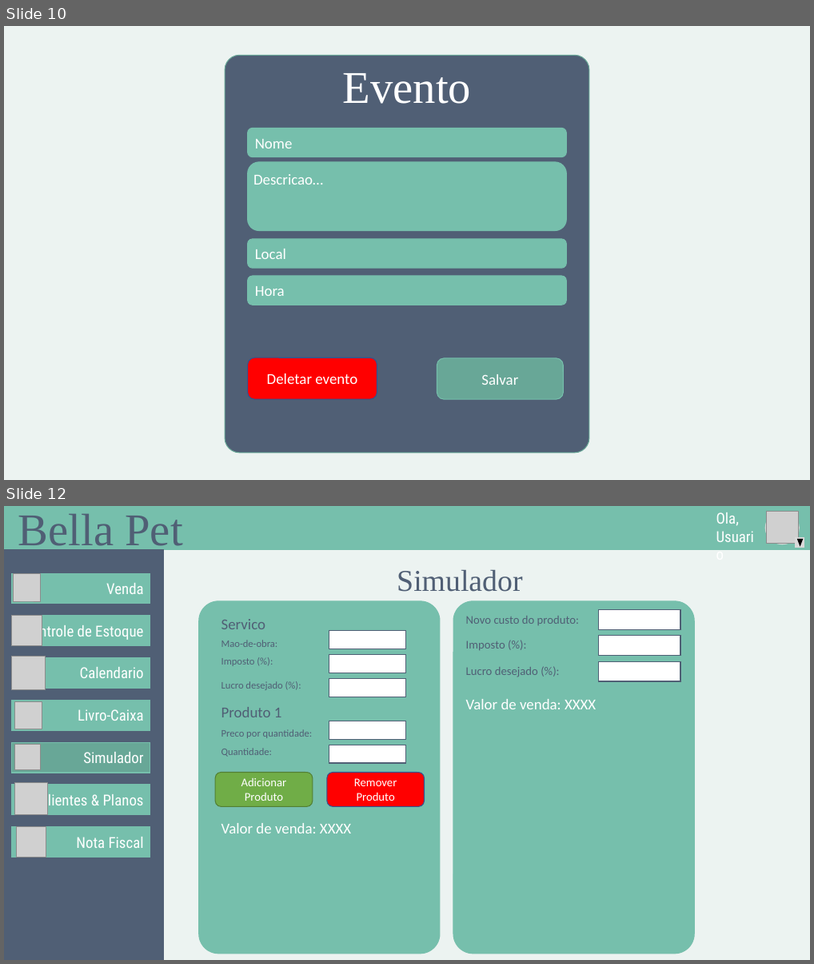
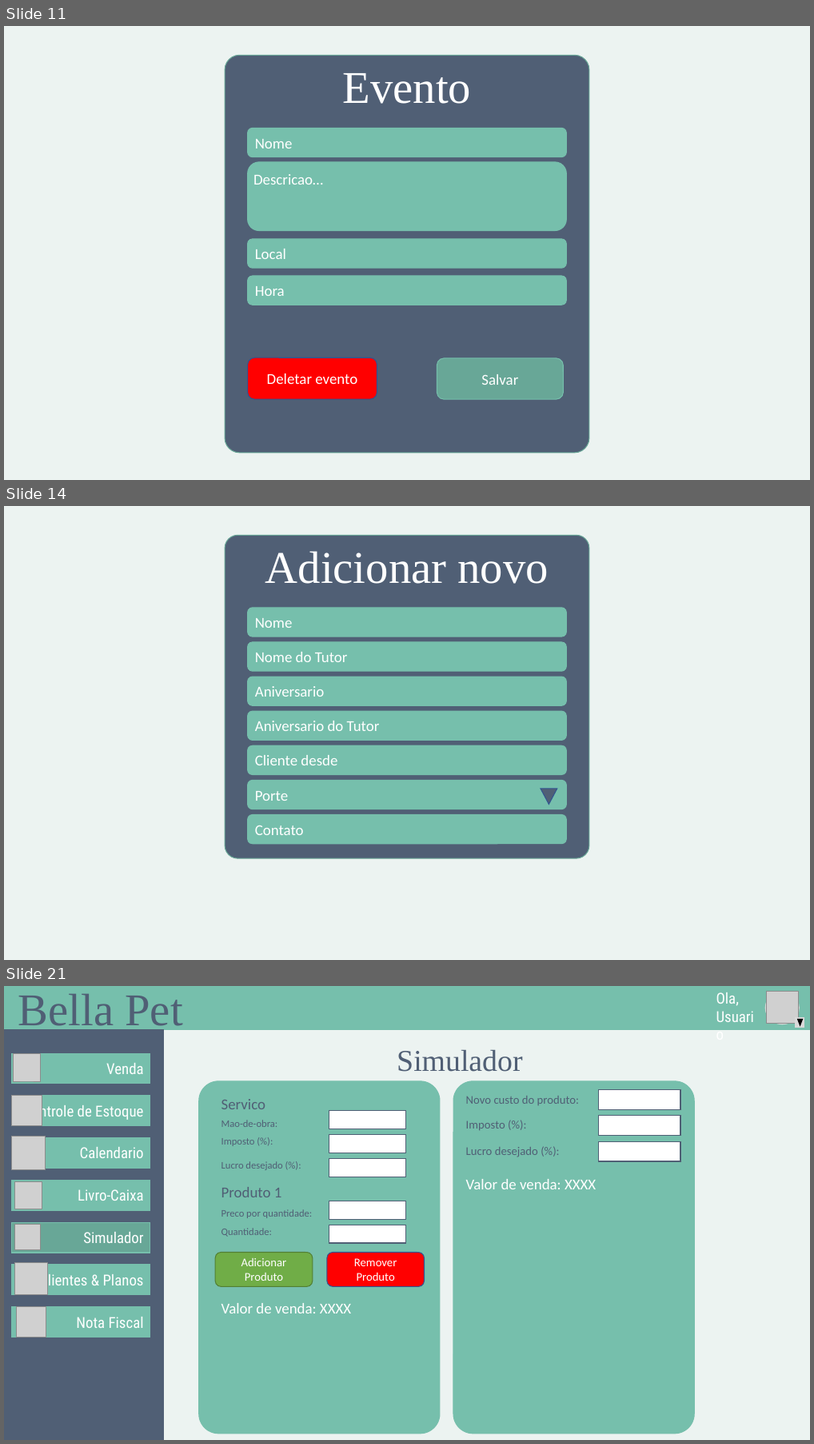
Before and after one commit to GustavoSantiago113/Administration-Help-Tool, a slide deck: Design.pptx. Shown one above the other, each under a label of ours: slides 10 and 12 before the commit, slides 11, 14 and 21 after it; the slides between them are not shown. The pictures are 814x964 and 814x1444 pixels, drawn with LibreOffice and Linux fonts; fonts in the diff are those of the drawing; grey boxes stand for pictures. Boxes give left, top, right and bottom in pixels: in the first picture for what was removed or moved away, otherwise in the second. Text is boxed around its words. In the diff, an @@ line names an element or a change of style, - is before the commit and + after.

```diff
--- a/Design.pptx
+++ b/Design.pptx
@@ slide 14 added at (4,506,810,960), background #ECF3F1 @@
@@ rounded rectangle added at (225,535,590,858), fill #505F75, outline #68A797 1 pt @@
@@ text added at (266,551,549,584), 54 pt, text #FFFFFF @@
+Adicionar novo
@@ rounded rectangle added at (248,608,566,636), fill #76BFAC, outline #76BFAC 1 pt, 18 pt, text #FFFFFF @@
+Nome
@@ rounded rectangle added at (248,642,566,671), fill #76BFAC, outline #76BFAC 1 pt, 18 pt, text #FFFFFF @@
+Nome do Tutor
@@ rounded rectangle added at (248,676,566,706), fill #76BFAC, outline #76BFAC 1 pt, 18 pt, text #FFFFFF @@
+Aniversario
@@ rounded rectangle added at (248,711,566,740), fill #76BFAC, outline #76BFAC 1 pt, 18 pt, text #FFFFFF @@
+Aniversario do Tutor
@@ rounded rectangle added at (248,745,566,775), fill #76BFAC, outline #76BFAC 1 pt, 18 pt, text #FFFFFF @@
+Cliente desde
@@ rounded rectangle added at (248,780,566,809), fill #76BFAC, outline #76BFAC 1 pt, 18 pt, text #FFFFFF @@
+Porte
@@ triangle added at (541,788,558,804), fill #505F75, outline #325491 1 pt @@
@@ rounded rectangle added at (248,815,566,844), fill #76BFAC, outline #76BFAC 1 pt, 18 pt, text #FFFFFF @@
+Contato
@@ what was slide 10 is now slide 11 @@
@@ what was slide 12 is now slide 21 @@
```
Also in this commit, not shown: 5 slides changed, 9 other slides added, 7 other files.
